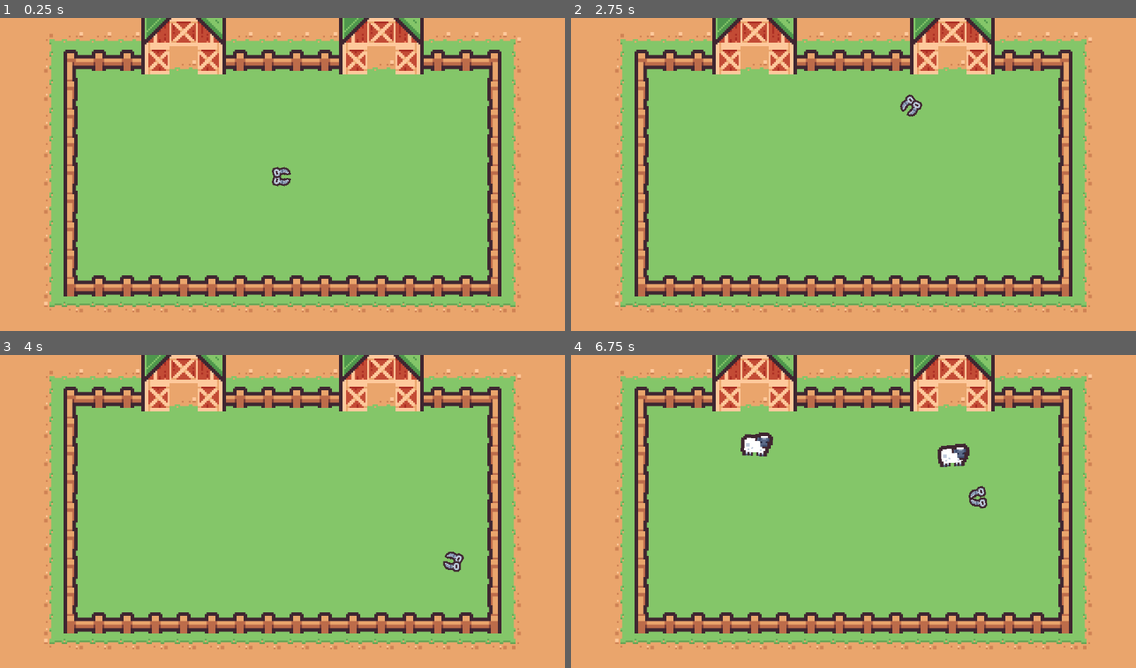
Above: before the commit, frames 1-4 (two rows, left to right).
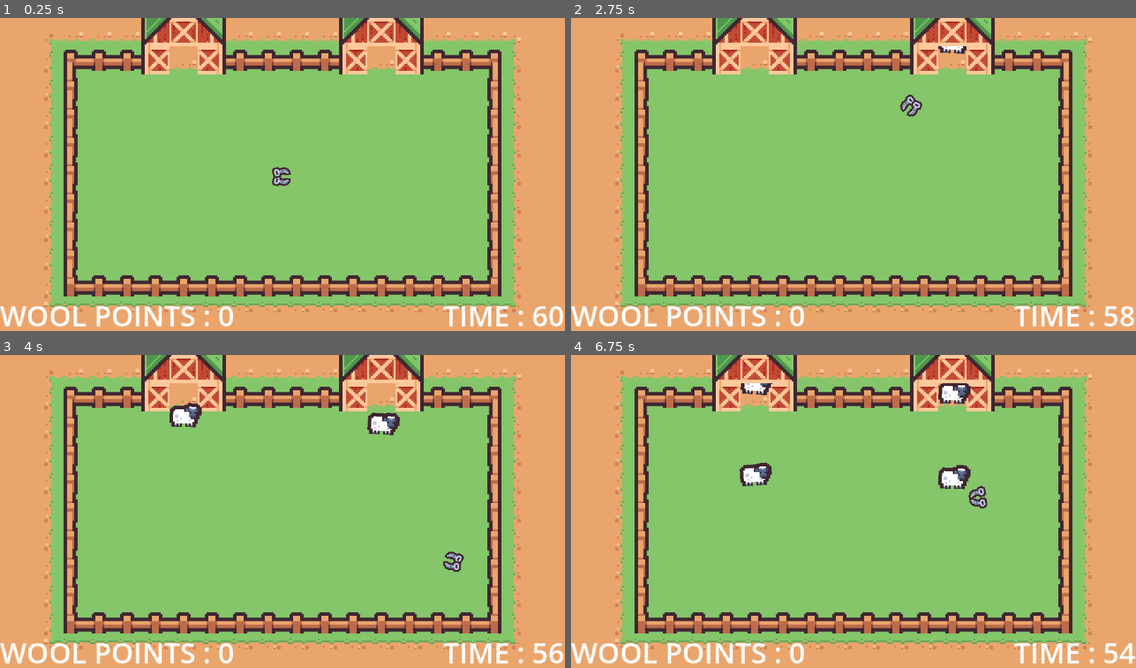
Above: after the commit, the same moments.

Repository: 0ctodice/Kenney-JAM-2026
Game: Godot game, scene res://Scene/world.tscn
The game is run twice, just before and just after one commit, with the same random seed, the same clock (stepped at 60 frames per second) and the same inputs.
Inputs (mouse positions are in pixels of both pictures, inside the frame that each line leads up to):
- Up to frame 1 (0.25 s): no input
- Up to frame 2 (2.75 s): tap Enter at 0.5 s; move the mouse to (977, 161) at 0.52 s; click (977, 161) at 0.67 s; tap Space at 1.25 s; move the mouse to (740, 193) at 1.27 s; click (740, 193) at 1.42 s; move the mouse to (910, 105) at 2.02 s; click (910, 105) at 2.17 s
- Up to frame 3 (4 s): move the mouse to (254, 577) at 2.77 s; click (254, 577) at 2.92 s; move the mouse to (452, 561) at 3.52 s; click (452, 561) at 3.67 s
- Up to frame 4 (6.75 s): move the mouse to (955, 380) at 4.27 s; click (955, 380) at 4.42 s; move the mouse to (757, 392) at 5.02 s; click (757, 392) at 5.17 s; move the mouse to (768, 433) at 5.77 s; click (768, 433) at 5.92 s; move the mouse to (977, 498) at 6.52 s; click (977, 498) at 6.67 s

The runs differ from the first frame. In frame 1, 1.7% of the frame differs, in the area x 0-100%, y 92-99%; in frame 2, 1.8%; in frame 3, 2.4%; in frame 4, 3.6%, in the area x 0-100%, y 9-99%.

Commit message:
base version of the UI

Diff:
--- a/Scene/world.tscn
+++ b/Scene/world.tscn
@@ -4,6 +4,7 @@
 [ext_resource type="PackedScene" uid="uid://b37qfwjijsi7o" path="res://Scene/shear.tscn" id="1_scul4"]
 [ext_resource type="PackedScene" uid="uid://cqgv27dr0nk4y" path="res://Scene/sheep.tscn" id="2_dlwip"]
 [ext_resource type="Script" uid="uid://c21u41xj6a4dg" path="res://Script/birth_control.gd" id="3_ejll3"]
+[ext_resource type="Script" uid="uid://ctq3ng5fapp04" path="res://Script/ui.gd" id="5_pcvp0"]
 
 [sub_resource type="CircleShape2D" id="CircleShape2D_eae6q"]
 
@@ -17,6 +18,7 @@
 
 [node name="Shear" parent="." unique_id=1624821069 instance=ExtResource("1_scul4")]
 z_index = 3
+position = Vector2(-24, -10)
 
 [node name="BirthControlA" type="Area2D" parent="." unique_id=1467431638]
 position = Vector2(216, -16)
@@ -76,12 +78,36 @@
 metadata/_edit_lock_ = true
 
 [node name="NavigationRegion2D" type="NavigationRegion2D" parent="." unique_id=1531988442]
-visible = false
 navigation_polygon = SubResource("NavigationPolygon_eae6q")
 metadata/_edit_lock_ = true
 
 [node name="Sheeps" type="Node2D" parent="." unique_id=2041294302 groups=["Sheeps"]]
 y_sort_enabled = true
 
+[node name="UI" type="Control" parent="." unique_id=472489809 groups=["UI"]]
+layout_mode = 3
+anchors_preset = 0
+offset_right = 40.0
+offset_bottom = 40.0
+script = ExtResource("5_pcvp0")
+
+[node name="Points" type="Label" parent="UI" unique_id=1086885452]
+layout_mode = 0
+offset_top = 157.0
+offset_right = 133.0
+offset_bottom = 180.0
+text = "WOOL POINTS : 0"
+vertical_alignment = 1
+
+[node name="Timer" type="Label" parent="UI" unique_id=57774508]
+layout_mode = 0
+offset_left = 134.0
+offset_top = 157.0
+offset_right = 320.0
+offset_bottom = 180.0
+text = "TIME : 60"
+horizontal_alignment = 2
+vertical_alignment = 1
+
 [connection signal="area_entered" from="BirthControlA" to="BirthControlA" method="_on_area_entered"]
 [connection signal="area_entered" from="BirthControlB" to="BirthControlB" method="_on_area_entered"]
--- a/Script/birth_control.gd
+++ b/Script/birth_control.gd
@@ -11,11 +11,7 @@
 func _ready():
 	rng = RandomNumberGenerator.new()
 	timer.timeout.connect(create_sheep)
-	timer.start(rng.randf_range(1.0, 5.0))
-
-# Called every frame. 'delta' is the elapsed time since the previous frame.
-func _process(delta):
-	pass
+	timer.start(rng.randf_range(1.0, 3.0))
 
 func create_sheep():
 	var add_sheep = func():
--- a/Script/shear.gd
+++ b/Script/shear.gd
@@ -13,7 +13,7 @@
 
 
 # Called every frame. 'delta' is the elapsed time since the previous frame.
-func _process(delta):
+func _process(_delta):
 	global_position = get_viewport().get_mouse_position()
 	look_at(viewport_center)
 
--- a/Script/sheep.gd
+++ b/Script/sheep.gd
@@ -57,6 +57,7 @@
 		collision_shape.visible = false
 		particles.finished.connect(queue_free.call_deferred)
 		particles.emitting = true
+		get_tree().get_first_node_in_group("UI").remove_time()
 	elif wool.scale.x >= elastic_limit and can_shear:
 		wool.position = lerp(wool.position, Vector2(rng.randf_range(-1, 1), 0) * wool.scale.x, 0.1)
 		if tween:
@@ -100,6 +101,7 @@
 
 func _input(event):
 	if mouse_on and can_shear and not just_birth and event is InputEventMouseButton and event.button_index == MouseButton.MOUSE_BUTTON_LEFT:
+		get_tree().get_first_node_in_group("UI").add_points(int(exp(wool.scale.x)))
 		clear_wool()
 
 func clear_wool():
--- /dev/null
+++ b/Script/ui.gd
@@ -0,0 +1,40 @@
+extends Control
+class_name UI
+
+signal game_over
+
+@onready var points_label: Label = $Points
+@onready var timer_label: Label = $Timer
+var total: int = 0
+var timer: int = 60
+
+var buffer: float = 0
+var punition: int = int(exp(4)) / 2
+
+var stop_decounting: bool = false
+
+# Called every frame. 'delta' is the elapsed time since the previous frame.
+func _process(delta):
+	if not stop_decounting:
+		buffer += delta
+		if buffer > +1.0:
+			buffer = 0
+			timer -= 1
+			timer_label.text = "TIME : " + str(timer)
+			if timer <= 0:
+				game_over.emit()
+				stop_decounting = true
+
+func add_points(points: int):
+	total += points
+	timer += points / 2
+	points_label.text = "WOOL POINTS : " + str(total)
+
+func remove_time():
+	if timer <= punition:
+		timer = 0
+		timer_label.text = "TIME : " + str(timer)
+		game_over.emit()
+		stop_decounting = true
+	else:
+		timer -= punition
--- a/project.godot
+++ b/project.godot
@@ -26,6 +26,7 @@
 [global_group]
 
 Sheeps=""
+UI=""
 
 [physics]
 
Not shown, added: Script/ui.gd.uid
Not shown, changed: todo.txt
